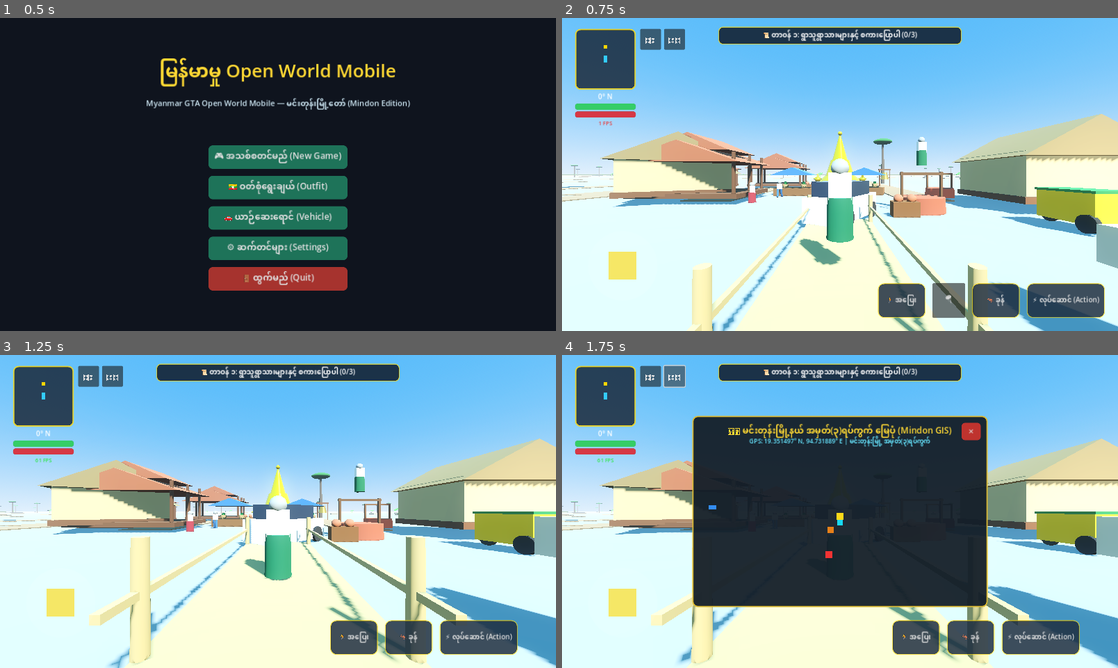
Above: before the commit, frames 1-4 (two rows, left to right).
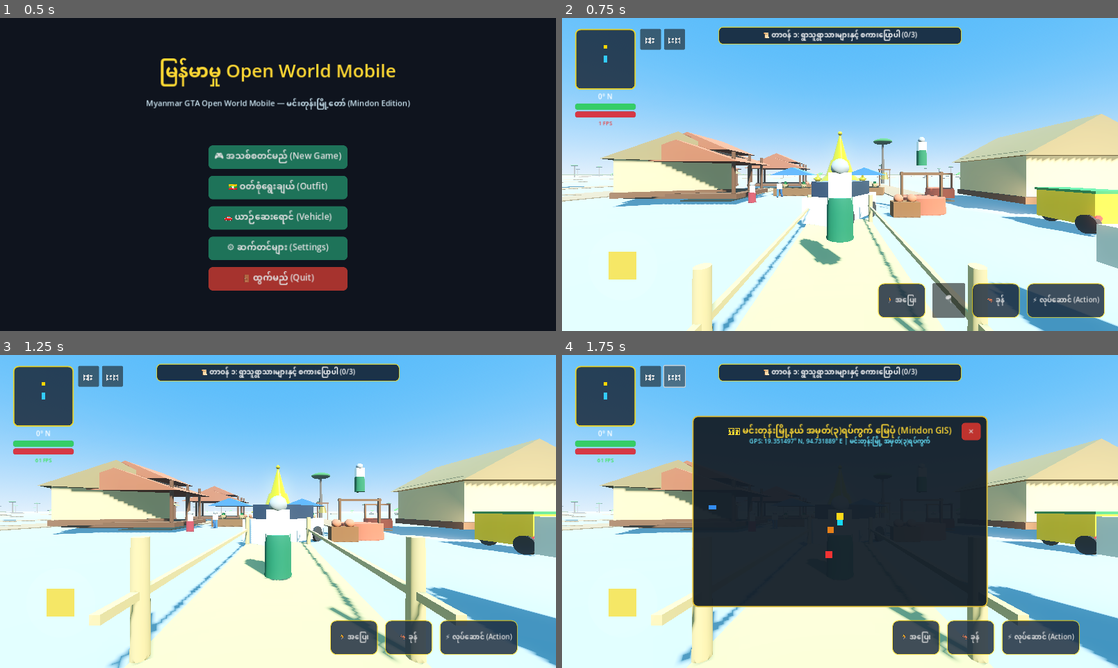
Above: after the commit, the same moments.

Repository: sudohlaingwin/gta-open-world
Game: Godot game, scene res://scenes/main_menu.tscn
Two runs of this game, one before a commit and one after it. Both use one fixed random seed, a clock stepped at 60 frames per second and the inputs below.
Inputs:
- Up to frame 1 (0.5 s): no input
- Up to frame 2 (0.75 s): click "🎮 အသစ်စတင်မည် (New Game)" at 0.5 s
- Up to frame 3 (1.25 s): no input
- Up to frame 4 (1.75 s): click "🗺️" at 1.25 s

Frame 1 is identical in both runs. In frame 2, 1.0% of the frame differs, in the area x 61-98%, y 39-69%; in frame 3, 0.8%; in frame 4, 0.7%.
Error in both runs: Trying to assign value of type 'ColorRect' to a variable of type 'Panel'. (res://scripts/virtual_joystick.gd:12)

Commit message:
Slice 64: motorcycle and tuk-tuk headlight beams + driver collision mask clearance (review MUSE 7f834ad)

Diff:
--- a/scenes/myanmar_motorcycle.tscn
+++ b/scenes/myanmar_motorcycle.tscn
@@ -34,6 +34,23 @@
 bottom_radius = 0.03
 height = 0.75
 
+[sub_resource type="CylinderMesh" id="CylinderMesh_headlight"]
+top_radius = 0.12
+bottom_radius = 0.12
+height = 0.1
+
+[sub_resource type="StandardMaterial3D" id="StandardMaterial3D_headlight"]
+albedo_color = Color(1.0, 0.98, 0.88, 1)
+emission_enabled = true
+emission = Color(1.0, 0.95, 0.85, 1)
+emission_energy_multiplier = 3.0
+
+[sub_resource type="StandardMaterial3D" id="StandardMaterial3D_taillight"]
+albedo_color = Color(0.9, 0.1, 0.1, 1)
+emission_enabled = true
+emission = Color(1.0, 0.1, 0.1, 1)
+emission_energy_multiplier = 2.2
+
 [sub_resource type="BoxShape3D" id="BoxShape3D_interact"]
 size = Vector3(2.5, 2.0, 3.0)
 
@@ -61,6 +78,23 @@
 mesh = SubResource("CylinderMesh_handle")
 surface_material_override/0 = SubResource("StandardMaterial3D_leather")
 
+[node name="Headlight" type="MeshInstance3D" parent="VisualMesh"]
+transform = Transform3D(1, 0, 0, 0, -4.37114e-08, 1, 0, -1, -4.37114e-08, 0, 0.88, -0.65)
+mesh = SubResource("CylinderMesh_headlight")
+surface_material_override/0 = SubResource("StandardMaterial3D_headlight")
+
+[node name="HeadlightBeam" type="SpotLight3D" parent="VisualMesh"]
+transform = Transform3D(1, 0, 0, 0, 1, 0, 0, 0, 1, 0, 0.88, -0.7)
+light_color = Color(1.0, 0.96, 0.88, 1)
+light_energy = 2.6
+spot_range = 26.0
+spot_angle = 36.0
+
+[node name="Taillight" type="MeshInstance3D" parent="VisualMesh"]
+transform = Transform3D(1, 0, 0, 0, -4.37114e-08, 1, 0, -1, -4.37114e-08, 0, 0.72, 0.72)
+mesh = SubResource("CylinderMesh_headlight")
+surface_material_override/0 = SubResource("StandardMaterial3D_taillight")
+
 [node name="FrontWheel" type="MeshInstance3D" parent="VisualMesh"]
 transform = Transform3D(-4.37114e-08, -1, 0, 1, -4.37114e-08, 0, 0, 0, 1, 0, 0.32, -0.75)
 mesh = SubResource("CylinderMesh_wheel")
--- a/scenes/myanmar_tuktuk.tscn
+++ b/scenes/myanmar_tuktuk.tscn
@@ -27,6 +27,23 @@
 albedo_color = Color(0.12, 0.12, 0.12, 1)
 roughness = 0.9
 
+[sub_resource type="CylinderMesh" id="CylinderMesh_headlight"]
+top_radius = 0.12
+bottom_radius = 0.12
+height = 0.1
+
+[sub_resource type="StandardMaterial3D" id="StandardMaterial3D_headlight"]
+albedo_color = Color(1.0, 0.98, 0.88, 1)
+emission_enabled = true
+emission = Color(1.0, 0.95, 0.85, 1)
+emission_energy_multiplier = 2.8
+
+[sub_resource type="StandardMaterial3D" id="StandardMaterial3D_taillight"]
+albedo_color = Color(0.9, 0.1, 0.1, 1)
+emission_enabled = true
+emission = Color(1.0, 0.1, 0.1, 1)
+emission_energy_multiplier = 2.0
+
 [sub_resource type="BoxShape3D" id="BoxShape3D_interact"]
 size = Vector3(3.2, 2.2, 4.0)
 
@@ -48,6 +65,28 @@
 transform = Transform3D(1, 0, 0, 0, 1, 0, 0, 0, 1, 0, 1.55, 0)
 mesh = SubResource("BoxMesh_canopy")
 surface_material_override/0 = SubResource("StandardMaterial3D_canopy_green")
+
+[node name="Headlight" type="MeshInstance3D" parent="VisualMesh"]
+transform = Transform3D(1, 0, 0, 0, -4.37114e-08, 1, 0, -1, -4.37114e-08, 0, 0.7, -1.25)
+mesh = SubResource("CylinderMesh_headlight")
+surface_material_override/0 = SubResource("StandardMaterial3D_headlight")
+
+[node name="HeadlightBeam" type="SpotLight3D" parent="VisualMesh"]
+transform = Transform3D(1, 0, 0, 0, 1, 0, 0, 0, 1, 0, 0.7, -1.3)
+light_color = Color(1.0, 0.96, 0.88, 1)
+light_energy = 2.4
+spot_range = 25.0
+spot_angle = 40.0
+
+[node name="TaillightL" type="MeshInstance3D" parent="VisualMesh"]
+transform = Transform3D(1, 0, 0, 0, -4.37114e-08, 1, 0, -1, -4.37114e-08, -0.65, 0.6, 1.1)
+mesh = SubResource("CylinderMesh_headlight")
+surface_material_override/0 = SubResource("StandardMaterial3D_taillight")
+
+[node name="TaillightR" type="MeshInstance3D" parent="VisualMesh"]
+transform = Transform3D(1, 0, 0, 0, -4.37114e-08, 1, 0, -1, -4.37114e-08, 0.65, 0.6, 1.1)
+mesh = SubResource("CylinderMesh_headlight")
+surface_material_override/0 = SubResource("StandardMaterial3D_taillight")
 
 [node name="FrontWheel" type="MeshInstance3D" parent="VisualMesh"]
 transform = Transform3D(-4.37114e-08, -1, 0, 1, -4.37114e-08, 0, 0, 0, 1, 0, 0.35, -1.2)
--- a/scripts/player.gd
+++ b/scripts/player.gd
@@ -149,30 +149,42 @@
 		current_state = State.RIDING_MOUNT
 		active_mount = mount_node
 		collision_shape.disabled = true
+		set_collision_layer_value(1, false)
+		set_collision_mask_value(1, false)
 	else:
 		current_state = State.ON_FOOT
 		active_mount = null
 		collision_shape.disabled = false
+		set_collision_layer_value(1, true)
+		set_collision_mask_value(1, true)
 
 func set_driving_state(driving: bool, vehicle_node: Node3D) -> void:
 	if driving:
 		current_state = State.DRIVING_VEHICLE
 		active_vehicle = vehicle_node
 		collision_shape.disabled = true
+		set_collision_layer_value(1, false)
+		set_collision_mask_value(1, false)
 	else:
 		current_state = State.ON_FOOT
 		active_vehicle = null
 		collision_shape.disabled = false
+		set_collision_layer_value(1, true)
+		set_collision_mask_value(1, true)
 
 func set_flying_state(flying: bool, aircraft_node: Node3D) -> void:
 	if flying:
 		current_state = State.FLYING_AIRCRAFT
 		active_aircraft = aircraft_node
 		collision_shape.disabled = true
+		set_collision_layer_value(1, false)
+		set_collision_mask_value(1, false)
 	else:
 		current_state = State.ON_FOOT
 		active_aircraft = null
 		collision_shape.disabled = false
+		set_collision_layer_value(1, true)
+		set_collision_mask_value(1, true)
 
 func set_interactable_mount(mount_node: Node3D) -> void:
 	nearby_mount = mount_node
Not shown: 1 places in scenes/myanmar_motorcycle.tscn that only renumber resources
Not shown: 1 places in scenes/myanmar_tuktuk.tscn that only renumber resources
Not shown, changed: COLLAB.md
